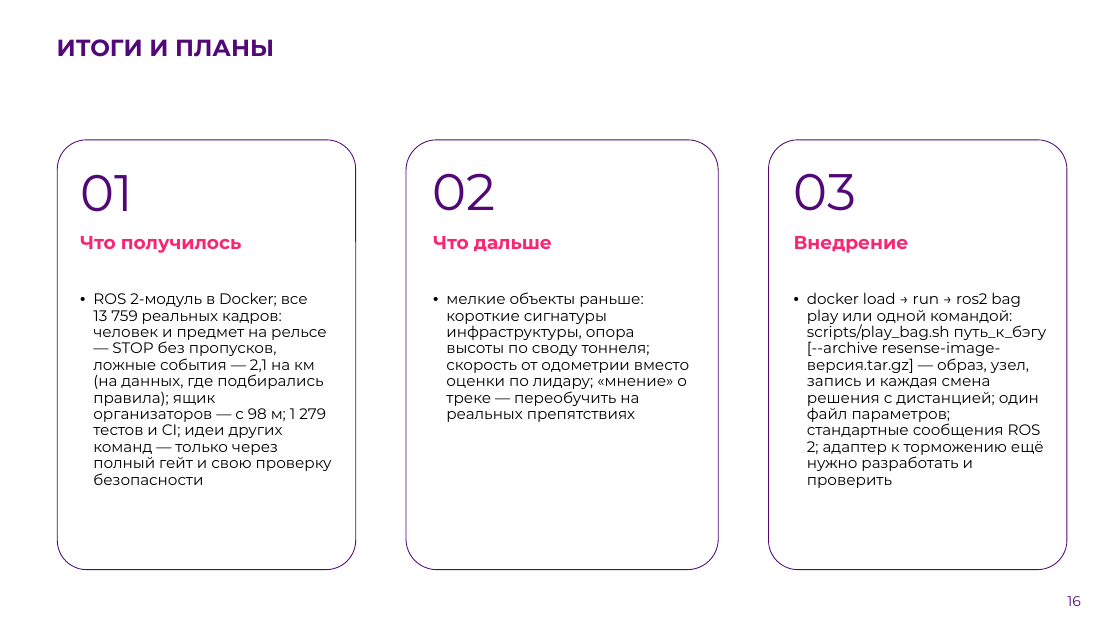
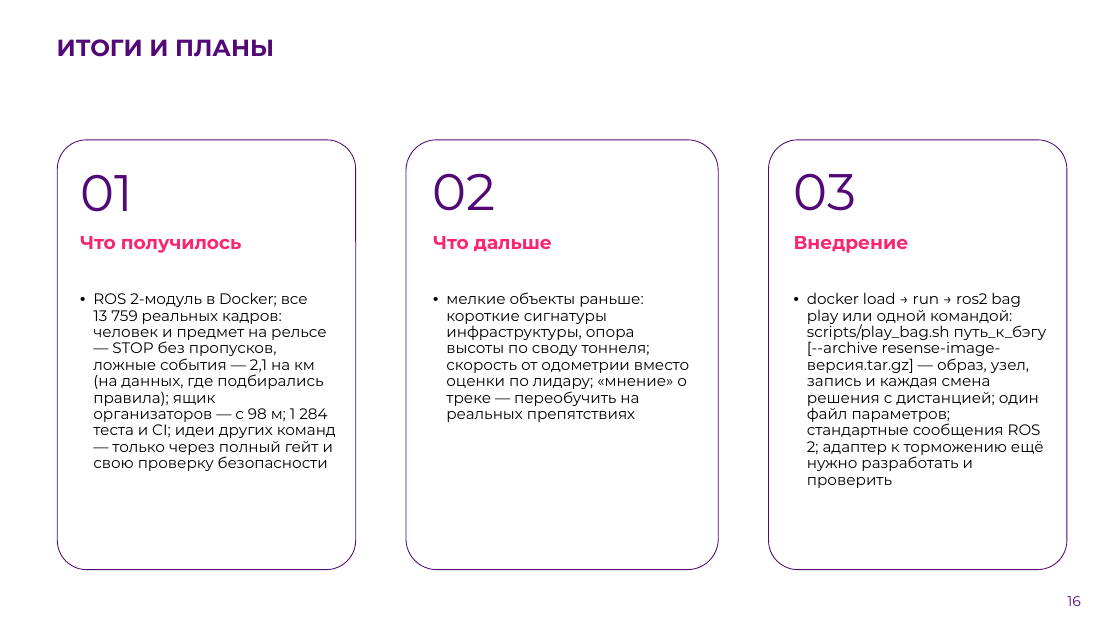
Before and after one commit to pmixay/ReSense, a slide deck: slide 16 of docs/presentation/ReSense_LCT2026.pptx. Drawn at 1120x630 pixels with LibreOffice and Linux fonts; fonts in the diff are those of the drawing; background and template pictures are left out. Boxes give left, top, right and bottom in pixels: in the first picture for what was removed or moved away, otherwise in the second. Text is boxed around its words. In the diff, an @@ line names an element or a change of style, - is before the commit and + after.

```diff
--- a/docs/presentation/ReSense_LCT2026.pptx
+++ b/docs/presentation/ReSense_LCT2026.pptx
@@ text at (x1=93, y1=292, x2=336, y2=471): text changed @@
-• ROS 2-модуль в Docker; все 13 759 реальных кадров: человек и предмет на рельсе — STOP без пропусков, ложные события — 2,1 на км (на данных, где подбирались правила); ящик организаторов — с 98 м; 1 279 тестов и CI; идеи других команд — только через полный гейт и свою проверку безопасности
+• ROS 2-модуль в Docker; все 13 759 реальных кадров: человек и предмет на рельсе — STOP без пропусков, ложные события — 2,1 на км (на данных, где подбирались правила); ящик организаторов — с 98 м; 1 284 теста и CI; идеи других команд — только через полный гейт и свою проверку безопасности
```
Also in this commit, not shown: 1 other slide changed, 11 other files.
